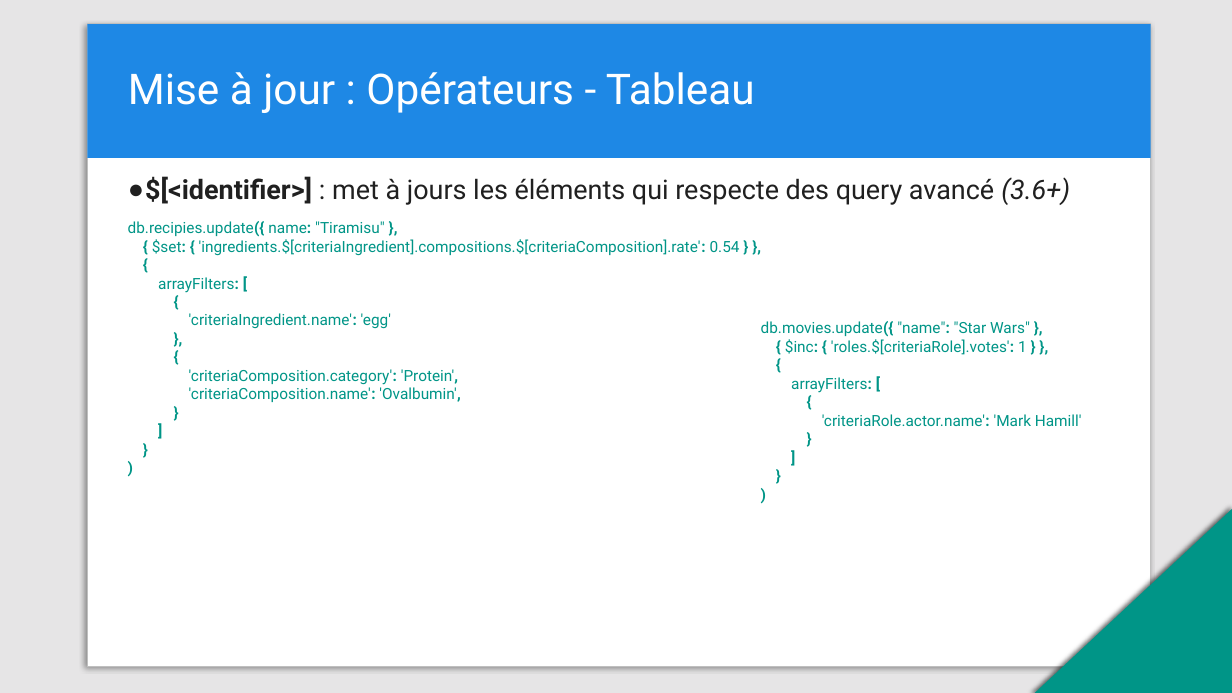
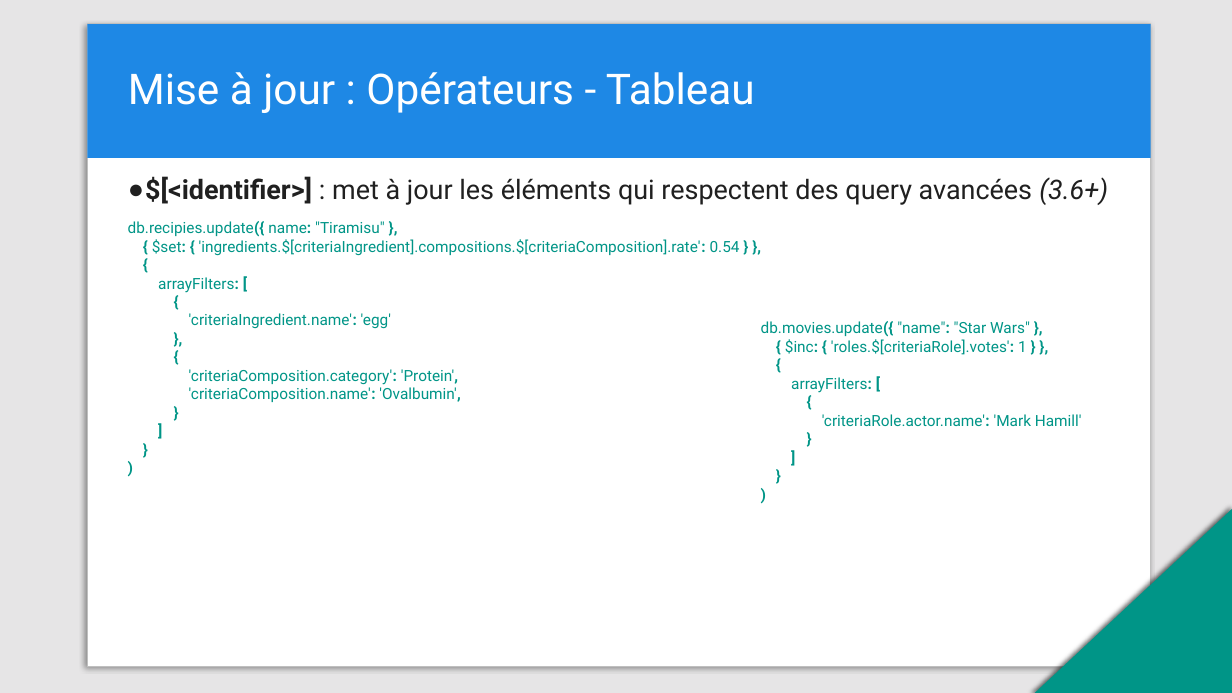
Before and after one commit to dohr-michael/training-mongodb, a slide deck: slide 25 of MongoDB-CRUD.pptx. Drawn at 1232x693 pixels with LibreOffice and Linux fonts; fonts in the diff are those of the drawing. Boxes give left, top, right and bottom in pixels: in the first picture for what was removed or moved away, otherwise in the second. Text is boxed around its words. In the diff, an @@ line names an element or a change of style, - is before the commit and + after.

```diff
--- a/MongoDB-CRUD.pptx
+++ b/MongoDB-CRUD.pptx
@@ text at (145,176,1108,205): text changed @@
-● $[<identifier>] : met à jours les éléments qui respecte des query avancé (3.6+)
+● $[<identifier>] : met à jour les éléments qui respectent des query avancées (3.6+)
```
Also in this commit, not shown: 13 other slides changed.
